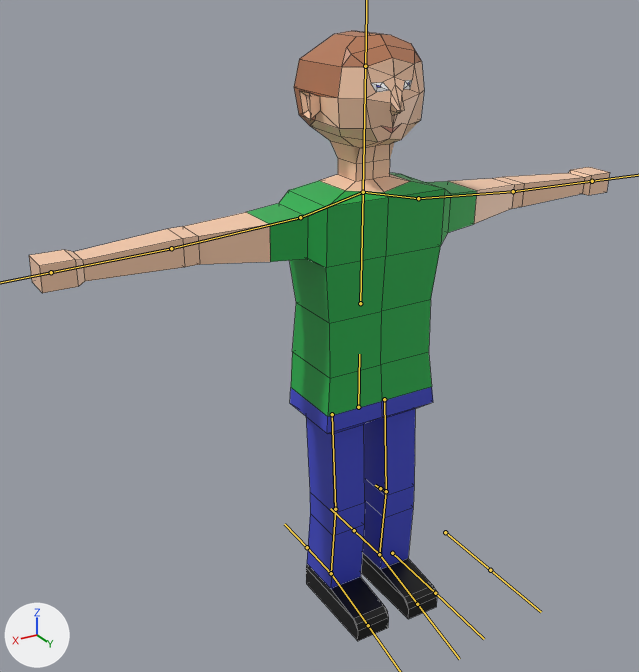
What one commit did to the FBX model IDEG-DiaGotchi/Assets/Prefabs/character.fbx.
Camera for both pictures: a camera (50 mm lens) standing at (9.04, 13.48, 12.94) and looking at (0.73, -0.36, 6.02). Lighting does not change. The marker at lower left points along +X, +Y and +Z. The bones that bend it are drawn over the model as lines. Mesh edges are drawn as thin lines.
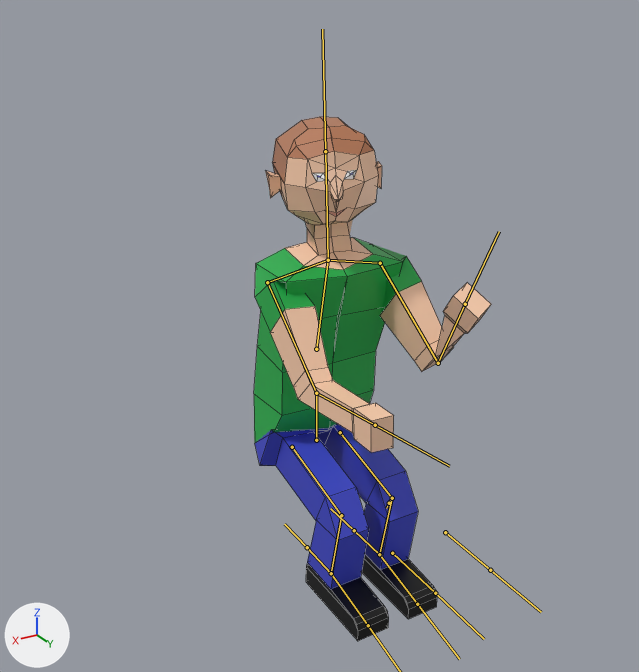
The newer file adds an action. The first version stands in its rest pose; the second is drawn at frame 18 of the action 'Armature|SittingSlackingOff_1'.

Boxes (x1, y1, x2, y2) around the edits, measured in the pictures (639 x 672 px):
'Cube', posed (59% narrower, 14% shorter): before (29, 31, 610, 641); after (254, 117, 491, 641)
bone 'SpineBottom', root to tip: before (358, 407) to (359, 354); after (316, 440) to (316, 393)
bone 'SpineTop', root to tip: before (360, 303) to (363, 192); after (316, 349) to (328, 260)
bone 'Head', root to tip: before (363, 192) to (365, 66); after (328, 260) to (325, 151)
bone 'ArmUpper.L', root to tip: before (418, 198) to (513, 191); after (380, 263) to (438, 363)
bone 'ArmLower.L', root to tip: before (513, 191) to (592, 181); after (438, 363) to (465, 304)
bone 'ArmUpper.R', root to tip: before (300, 217) to (171, 248); after (267, 282) to (316, 393)
bone 'ArmLower.R', root to tip: before (171, 248) to (51, 272); after (316, 393) to (375, 425)
bone 'LegUpper.L', root to tip: before (384, 399) to (386, 491); after (340, 432) to (392, 498)
bone 'LegLower.L', root to tip: before (386, 491) to (379, 554); after (392, 498) to (379, 554)
bone 'LegUpper.R', root to tip: before (332, 414) to (335, 509); after (292, 447) to (341, 515)
bone 'LegLower.R', root to tip: before (335, 509) to (331, 573); after (341, 515) to (331, 573)

Patch to the scene script:
```diff
--- a/IDEG-DiaGotchi/Assets/Prefabs/character.fbx.py
+++ b/IDEG-DiaGotchi/Assets/Prefabs/character.fbx.py
@@ bone_spinebottom @@
 bone_spinebottom = bpy.data.objects['Armature'].pose.bones['SpineBottom']
-bone_spinebottom.location = (0.0, 0.0, 0.0)
+bone_spinebottom.location = (0.0, -0.69, -0.73)
@@ bone_spinetop @@
 bone_spinetop = bpy.data.objects['Armature'].pose.bones['SpineTop']  # child of 'SpineBottom'
-bone_spinetop.rotation_quaternion = (1.0, 0.0, 0.0, 0.0)  # degrees (0, 0, 0)
+bone_spinetop.rotation_quaternion = (0.994, 0.104, -0.023, 0.0)  # degrees (12, -3, 0)
@@ bone_head @@
 bone_head = bpy.data.objects['Armature'].pose.bones['Head']  # child of 'SpineTop'
-bone_head.rotation_quaternion = (1.0, 0.0, 0.0, 0.0)  # degrees (0, 0, 0)
+bone_head.rotation_quaternion = (0.985, -0.082, -0.143, 0.041)  # degrees (-10, -16, 6)
@@ bone_armupper_l @@
 bone_armupper_l = bpy.data.objects['Armature'].pose.bones['ArmUpper.L']  # child of 'Shoulder.L'
-bone_armupper_l.rotation_quaternion = (1.0, 0.0, 0.0, 0.0)  # degrees (0, 0, 0)
+bone_armupper_l.rotation_quaternion = (0.667, 0.359, -0.357, -0.547)  # degrees (61, -5, -82)
@@ bone_armlower_l @@
 bone_armlower_l = bpy.data.objects['Armature'].pose.bones['ArmLower.L']  # child of 'ArmUpper.L'
-bone_armlower_l.rotation_quaternion = (1.0, 0.0, 0.0, 0.0)  # degrees (0, 0, 0)
+bone_armlower_l.rotation_quaternion = (0.68, 0.723, 0.112, 0.041)  # degrees (94, 5, 13)
@@ bone_armupper_r @@
 bone_armupper_r = bpy.data.objects['Armature'].pose.bones['ArmUpper.R']  # child of 'Shoulder.R'
-bone_armupper_r.rotation_quaternion = (1.0, 0.0, 0.0, 0.0)  # degrees (0, 0, 0)
+bone_armupper_r.rotation_quaternion = (0.627, 0.399, 0.312, 0.593)  # degrees (61, -5, 84)
@@ bone_armlower_r @@
 bone_armlower_r = bpy.data.objects['Armature'].pose.bones['ArmLower.R']  # child of 'ArmUpper.R'
-bone_armlower_r.rotation_quaternion = (1.0, 0.0, 0.0, 0.0)  # degrees (0, 0, 0)
+bone_armlower_r.rotation_quaternion = (0.929, 0.368, 0.037, 0.01)  # degrees (43, 4, 3)
@@ bone_legupper_l @@
 bone_legupper_l = bpy.data.objects['Armature'].pose.bones['LegUpper.L']  # child of 'SpineBottom'
-bone_legupper_l.rotation_quaternion = (1.0, 0.0, 0.0, 0.0)  # degrees (0, 0, 0)
+bone_legupper_l.rotation_quaternion = (0.817, 0.577, 0.0, 0.0)  # degrees (70, 0, 0)
@@ bone_leglower_l @@
 bone_leglower_l = bpy.data.objects['Armature'].pose.bones['LegLower.L']  # child of 'LegUpper.L'
-bone_leglower_l.rotation_quaternion = (1.0, 0.0, 0.0, 0.0)  # degrees (0, 0, 0)
+bone_leglower_l.rotation_quaternion = (0.781, -0.625, 0.0, 0.0)  # degrees (-77, 0, 0)
@@ bone_foot_l @@
 bone_foot_l = bpy.data.objects['Armature'].pose.bones['Foot.L']  # child of 'LegLower.L'
-bone_foot_l.rotation_quaternion = (1.0, 0.0, 0.0, 0.0)  # degrees (0, 0, 0)
+bone_foot_l.rotation_quaternion = (0.998, 0.063, 0.0, 0.0)  # degrees (7, 0, 0)
@@ bone_legupper_r @@
 bone_legupper_r = bpy.data.objects['Armature'].pose.bones['LegUpper.R']  # child of 'SpineBottom'
-bone_legupper_r.rotation_quaternion = (1.0, 0.0, 0.0, 0.0)  # degrees (0, 0, 0)
+bone_legupper_r.rotation_quaternion = (0.817, 0.577, 0.0, 0.0)  # degrees (70, 0, 0)
@@ bone_leglower_r @@
 bone_leglower_r = bpy.data.objects['Armature'].pose.bones['LegLower.R']  # child of 'LegUpper.R'
-bone_leglower_r.rotation_quaternion = (1.0, 0.0, 0.0, 0.0)  # degrees (0, 0, 0)
+bone_leglower_r.rotation_quaternion = (0.781, -0.625, 0.0, 0.0)  # degrees (-77, 0, 0)
@@ bone_foot_r @@
 bone_foot_r = bpy.data.objects['Armature'].pose.bones['Foot.R']  # child of 'LegLower.R'
-bone_foot_r.rotation_quaternion = (1.0, 0.0, 0.0, 0.0)  # degrees (0, 0, 0)
+bone_foot_r.rotation_quaternion = (0.998, 0.063, 0.0, 0.0)  # degrees (7, 0, 0)
```
